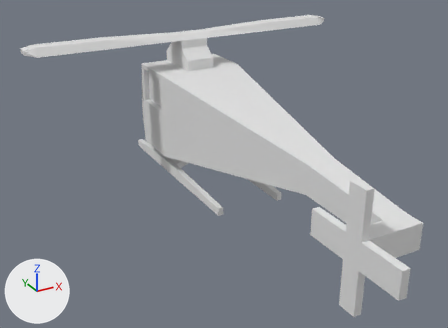
The Blender file res/meshes/helicopter.blend: old version first, new version second.
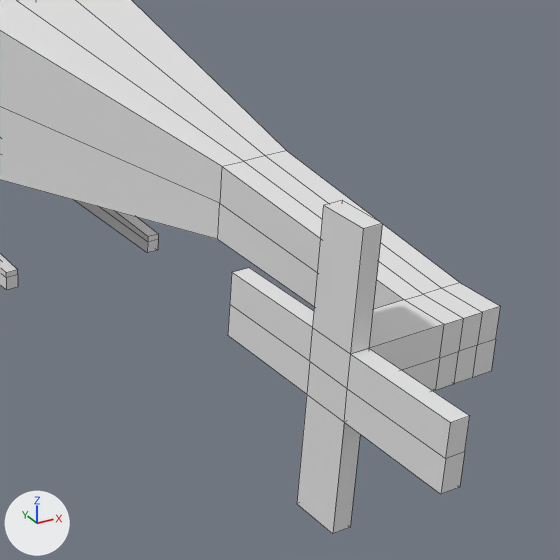
Old and new are each drawn whole from a camera (50 mm lens) standing at (-5.41, -10.8, 5.41) and looking at (-0.64, -2.13, 1.07) and again close up on the part from 48% to 100% of the width and 29% to 100% of the height. The lights are fixed; the arrows at lower left show +X, +Y and +Z. The first two pictures are the older version. The close-ups show mesh edges as thin lines.
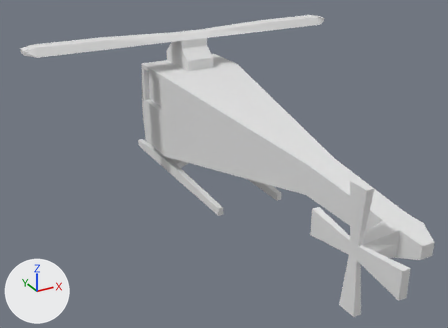
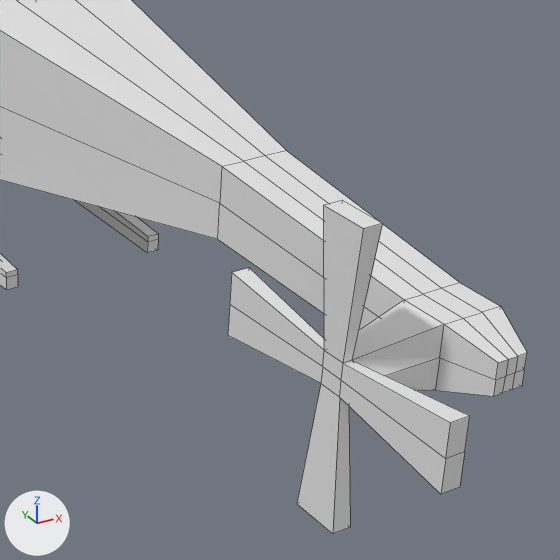
Patch to the scene script:
```diff
--- a/res/meshes/helicopter.blend.py
+++ b/res/meshes/helicopter.blend.py
@@ me_cube @@
 # used by ob_cube; location = (0.0, 0.0, 0.0)
-me_cube.from_pydata(...)  # 232 vertices, 230 faces; spans x -3.28..3.28, y -6.6..2.0, z 0.0..2.87
+me_cube.from_pydata(...)  # 242 vertices, 240 faces; spans x -3.28..3.28, y -6.6..2.0, z 0.0..2.87
+# me_cube part 1
+# 2 vertices are removed from x -0.07..0.07, y -5.9, z 1.32
+# 6 faces are deleted
+# 10 vertices move from x -0.82..-0.7, y -5.9..-5.6, z 1.12..1.52 to x -0.8..-0.74, y -5.83..-5.68, z 1.22..1.42
+# 6 vertices are added at (-0.1, -6.2, 1.32), (-0.1, -6.2, 1.42), (0.03, -6.2, 1.22), (-0.1, -6.2, 1.22), (0.03, -6.2, 1.42), (0.03, -6.2, 1.32)
+# 6 new vertices lie (0.07, 0.0, 0.0) away from vertices in x -0.1..0.03, y -6.2, z 1.22..1.42
+# 16 new faces join them, mat_body (white #e7e7e7)
 me_cube.materials.append(mat_body)
```

Location of each change, [x1, y1, x2, y2] in pixels of the close-ups (560 x 560 px):
'Cube', reshaped
    before: [0, 0, 501, 534]
    after: [0, 0, 527, 534]
part 1 of me_cube, cut back
    before: [228, 206, 501, 534]
    after: [228, 206, 527, 534]
